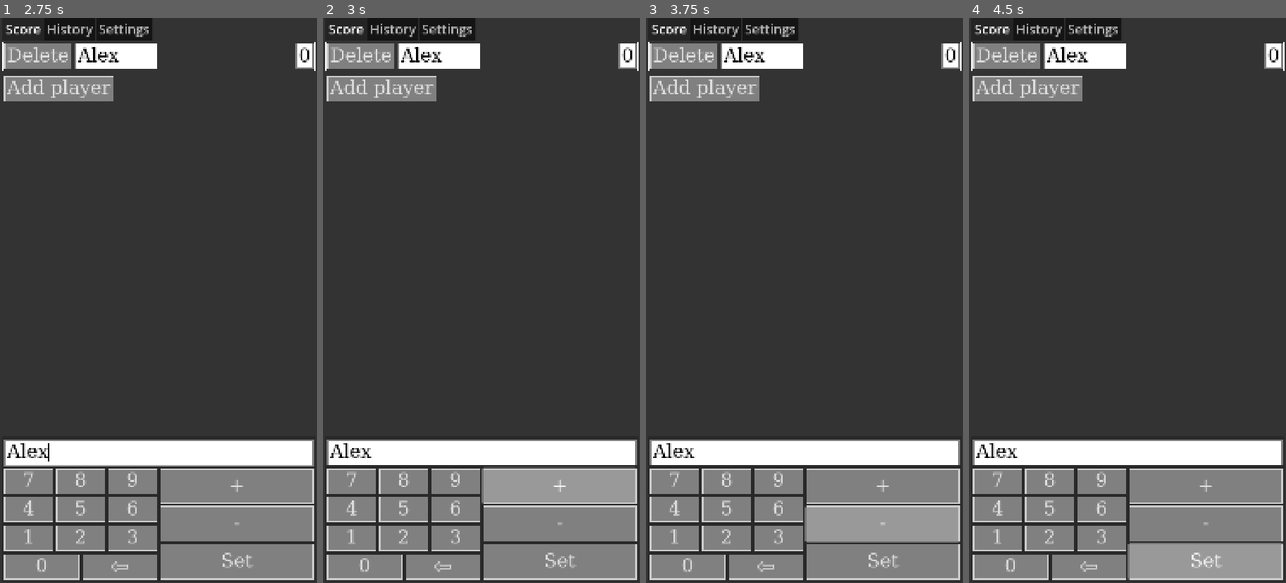
Above: before the commit, frames 1-4 (left to right).
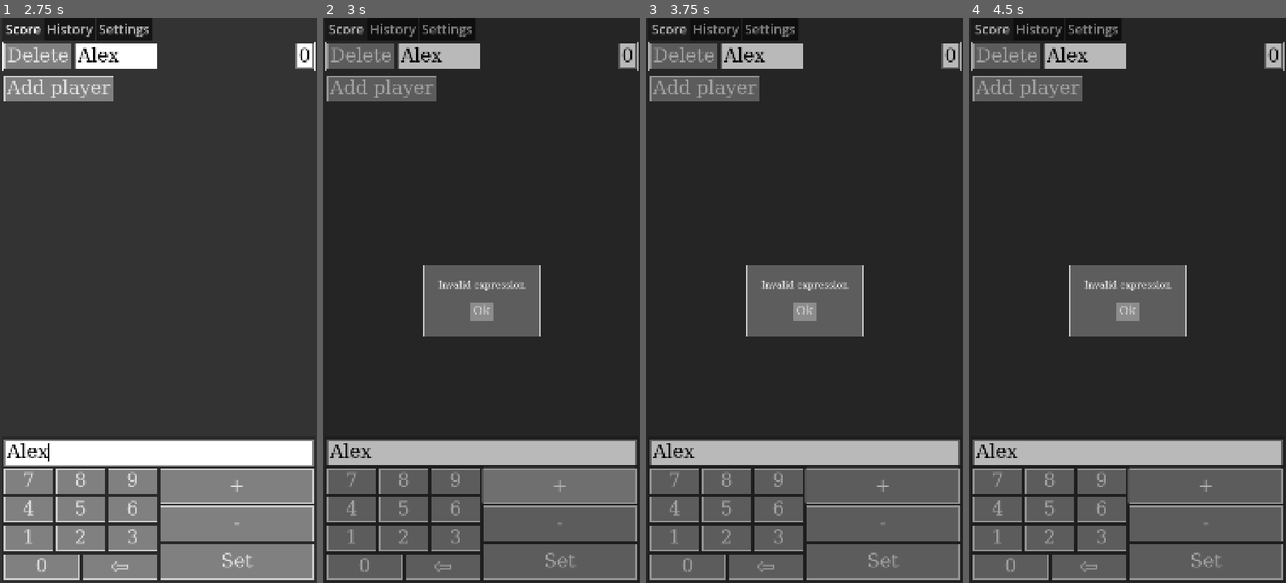
Above: after the commit, the same moments.

Repository: EnderiteFox/score-plus-plus
Game: Godot game, scene res://ui/main_ui/main_ui.tscn
The game is run twice, just before and just after one commit, with the same random seed, the same clock (stepped at 60 frames per second) and the same inputs.
Inputs (mouse positions are in pixels of both pictures, inside the frame that each line leads up to):
- Up to frame 1 (2.75 s): click "Add player" at 0.5 s; click (136, 57) at 1.27 s; type "Alex" at 1.35 s; click (158, 453) at 2.02 s; type "Alex" at 2.1 s
- Up to frame 2 (3 s): click "+" at 2.75 s
- Up to frame 3 (3.75 s): click "-" at 3.5 s
- Up to frame 4 (4.5 s): click "Set" at 4.25 s

Frame 1 is identical in both runs. In frame 2, 31% of the frame differs, in the area x 0-100%, y 1-100%; in frame 3, 31%; in frame 4, 31%.

Commit message:
Add error popups

Diff:
--- a/script/main.gd
+++ b/script/main.gd
@@ -14,6 +14,8 @@
 signal main_ui_ready
 
 var players: Array[Player]
+
+var alert_popup_scene: PackedScene = preload("uid://dh8m1yy1ho1ed")
 
 
 func _ready() -> void:
@@ -42,3 +44,10 @@
 func remove_player(player: Player) -> void:
 	player_removed.emit(player)
 	players.erase(player)
+
+
+func push_alert(message: String) -> void:
+	var alert_popup: AlertPopup = alert_popup_scene.instantiate()
+	self.add_sibling(alert_popup)
+	alert_popup.set_message(message)
+	print("Alert popup:\n", message)
--- /dev/null
+++ b/ui/alert_popup/alert_popup.gd
@@ -0,0 +1,13 @@
+class_name AlertPopup
+extends Node
+
+@onready var dismiss_button: Button = %DismissButton
+@onready var message_label: Label = %MessageLabel
+
+
+func _ready() -> void:
+	dismiss_button.pressed.connect(self.queue_free)
+
+
+func set_message(message: String) -> void:
+	message_label.text = message
--- /dev/null
+++ b/ui/alert_popup/alert_popup.tscn
@@ -0,0 +1,60 @@
+[gd_scene load_steps=4 format=3 uid="uid://dh8m1yy1ho1ed"]
+
+[ext_resource type="Script" uid="uid://cm46tej7f6ldh" path="res://ui/alert_popup/alert_popup.gd" id="1_qddmp"]
+
+[sub_resource type="StyleBoxFlat" id="StyleBoxFlat_g5aqn"]
+bg_color = Color(0, 0, 0, 0.27451)
+
+[sub_resource type="StyleBoxFlat" id="StyleBoxFlat_qddmp"]
+bg_color = Color(0.366595, 0.366595, 0.366594, 1)
+border_width_left = 3
+border_width_top = 3
+border_width_right = 3
+border_width_bottom = 3
+expand_margin_left = 50.0
+expand_margin_top = 50.0
+expand_margin_right = 50.0
+expand_margin_bottom = 50.0
+
+[node name="CanvasLayer" type="CanvasLayer"]
+layer = 2
+script = ExtResource("1_qddmp")
+
+[node name="AlertPopup" type="PanelContainer" parent="."]
+z_index = 1
+anchors_preset = 15
+anchor_right = 1.0
+anchor_bottom = 1.0
+grow_horizontal = 2
+grow_vertical = 2
+size_flags_horizontal = 3
+size_flags_vertical = 3
+theme_override_styles/panel = SubResource("StyleBoxFlat_g5aqn")
+
+[node name="PopupContainer" type="PanelContainer" parent="AlertPopup"]
+layout_mode = 2
+size_flags_horizontal = 4
+size_flags_vertical = 4
+theme_override_styles/panel = SubResource("StyleBoxFlat_qddmp")
+
+[node name="VBoxContainer" type="VBoxContainer" parent="AlertPopup/PopupContainer"]
+layout_mode = 2
+theme_override_constants/separation = 40
+
+[node name="MessageLabel" type="Label" parent="AlertPopup/PopupContainer/VBoxContainer"]
+unique_name_in_owner = true
+layout_mode = 2
+theme_type_variation = &"SettingsCheckboxTitle"
+text = "An error occured"
+horizontal_alignment = 1
+vertical_alignment = 1
+
+[node name="DismissButton" type="Button" parent="AlertPopup/PopupContainer/VBoxContainer"]
+unique_name_in_owner = true
+layout_mode = 2
+size_flags_horizontal = 4
+size_flags_vertical = 4
+theme_type_variation = &"SettingIntButton"
+theme_override_constants/align_to_largest_stylebox = 1
+theme_override_font_sizes/font_size = 40
+text = "Ok"
--- a/ui/score_tab/score_tab.gd
+++ b/ui/score_tab/score_tab.gd
@@ -53,7 +53,7 @@
 
 func _on_player_selected(player: Player) -> void:
 	if not player_uis.has(player):
-		push_error("Missing player key in player UI dict")
+		Main.push_alert("Internal error:\nMissing player key in player UI dict")
 		return
 
 	selected_player = player
@@ -93,14 +93,13 @@
 	var error: Error = expression.parse(player_edit_line.text)
 
 	if error != OK:
-		# TODO: Handle error
-		push_error(expression.get_error_text())
+		Main.push_alert("Error while parsing expression:\n%s" % expression.get_error_text())
 		return 0.0
 
 	var value = expression.execute()
 
 	if expression.has_execute_failed():
-		# TODO: Handle error
+		Main.push_alert("Invalid expression")
 		return 0.0
 
 	player_edit_line.text = ""
--- a/ui/settings_tab/settings_tab.gd
+++ b/ui/settings_tab/settings_tab.gd
@@ -96,14 +96,14 @@
 	)
 
 	if error != OK:
-		push_error(error_string(error))
+		Main.push_alert("Error while selecting file:\n%s" % error_string(error))
 
 
 func _on_background_image_selected(status: bool, selected_paths: PackedStringArray, selected_filter_index: int) -> void:
 	if status:
 		current_background_path = selected_paths[selected_filter_index]
 	else:
-		push_error("Error while selecting image, possibly missing permissions")
+		Main.push_alert("Error while selecting image.\nMake sure to allow file access permissions")
 
 
 func _on_set_background_path(path: String) -> void:
@@ -147,7 +147,7 @@
 
 	var error: int = config_file.save(save_path)
 	if error:
-		push_error("An error occured while saving settings: ", error)
+		Main.push_alert("An error occured while saving settings:\n%s" % error)
 
 
 func load_settings() -> void:
@@ -158,10 +158,10 @@
 		Error.OK:
 			pass
 		Error.ERR_FILE_NOT_FOUND:
+			# Not an error
 			print("Settings file not found, using default values")
 		_:
-			# TODO: Handle error correctly (add a popup)
-			push_error("An error occured while loading settings: ", error)
+			Main.push_alert("An error occured while loading settings:\n%s" % error)
 			return
 
 	integer_score = config_file.get_value("Settings", "integer_score", true)
Not shown, added: ui/alert_popup/alert_popup.gd.uid
